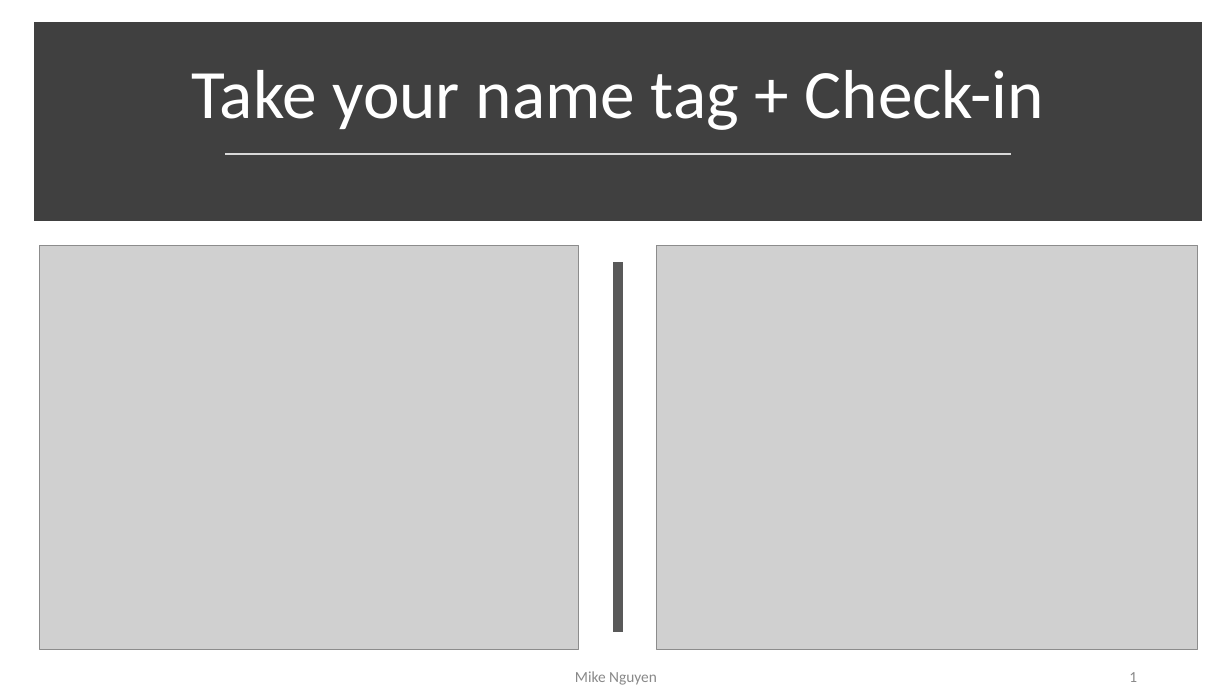
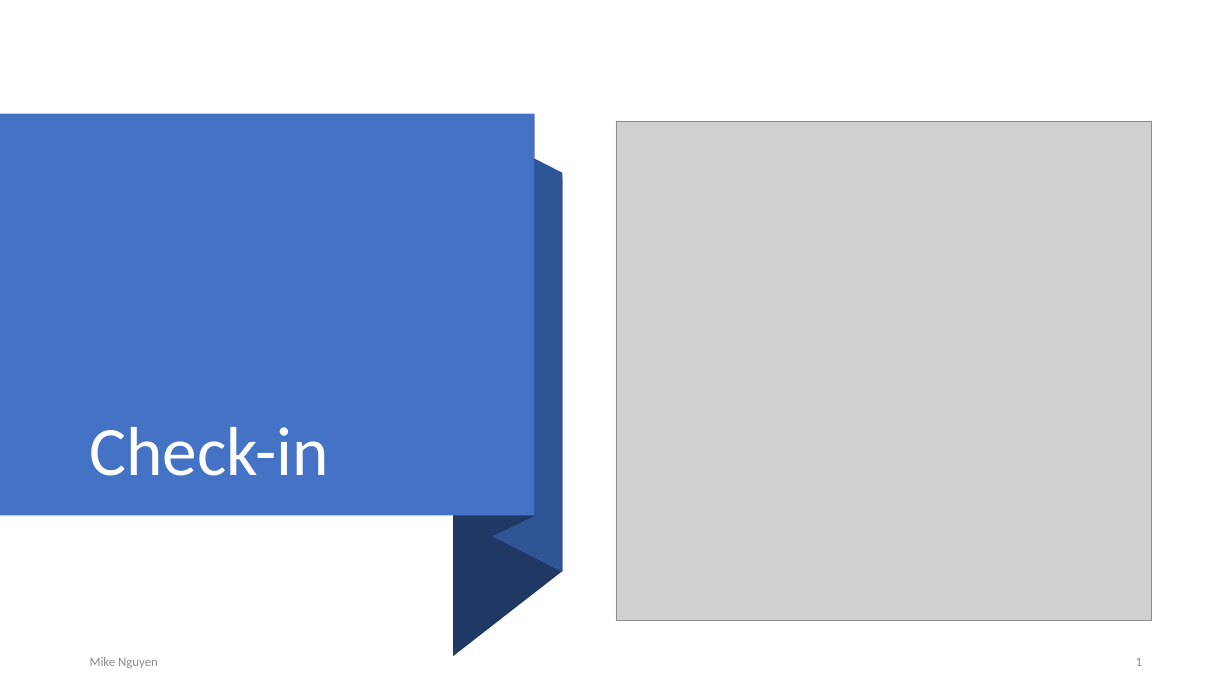
Before and after one commit to mikenguyen13/mar4050_S23_1, a slide deck: slide 1 of lectures/2/2_Problem & Intro to Project.pptx. Drawn at 1232x693 pixels with LibreOffice and Linux fonts; fonts in the diff are those of the drawing; grey boxes stand for pictures. Boxes give left, top, right and bottom in pixels: in the first picture for what was removed or moved away, otherwise in the second. Text is boxed around its words. In the diff, an @@ line names an element or a change of style, - is before the commit and + after.

```diff
--- a/lectures/2/2_Problem & Intro to Project.pptx
+++ b/lectures/2/2_Problem & Intro to Project.pptx
@@ rectangle removed at bbox=[40, 29, 1196, 215] @@
@@ rectangle added at bbox=[0, 114, 534, 516], fill #4472C4 @@
@@ freeform shape added at bbox=[494, 115, 535, 536], fill #203864 @@
@@ freeform shape added at bbox=[493, 137, 562, 572], fill #2F5597 @@
@@ picture: place and size @@
-picture at bbox=[656, 245, 1198, 649]
+picture at bbox=[616, 122, 1152, 621]
@@ line removed from (226, 153) to (1011, 153) @@
@@ freeform shape added at bbox=[453, 177, 562, 656], fill #203864 @@
@@ picture removed at bbox=[40, 245, 579, 649] @@
@@ line removed from (618, 262) to (618, 632) @@
@@ title at bbox=[90, 427, 329, 476]: text changed @@
-Take your name tag + Check-in
+Check-in
@@ text "Mike Nguyen": place and size @@
-text "Mike Nguyen" at bbox=[575, 671, 657, 685]
+text "Mike Nguyen" at bbox=[90, 657, 158, 668]
@@ text "Mike Nguyen" at bbox=[90, 657, 158, 668]: size 12 to 10 pt, text colour #898989 to #8C8C8C; alignment centre to left @@
@@ page number: place and size @@
-page number at bbox=[1129, 672, 1137, 682]
+page number at bbox=[1136, 658, 1142, 666]
@@ page number at bbox=[1136, 658, 1142, 666]: size 12 to 10 pt, text colour #898989 to #8C8C8C @@
```
Also in this commit, not shown: 2 other slides changed, 3 slides removed, 1 other file.
